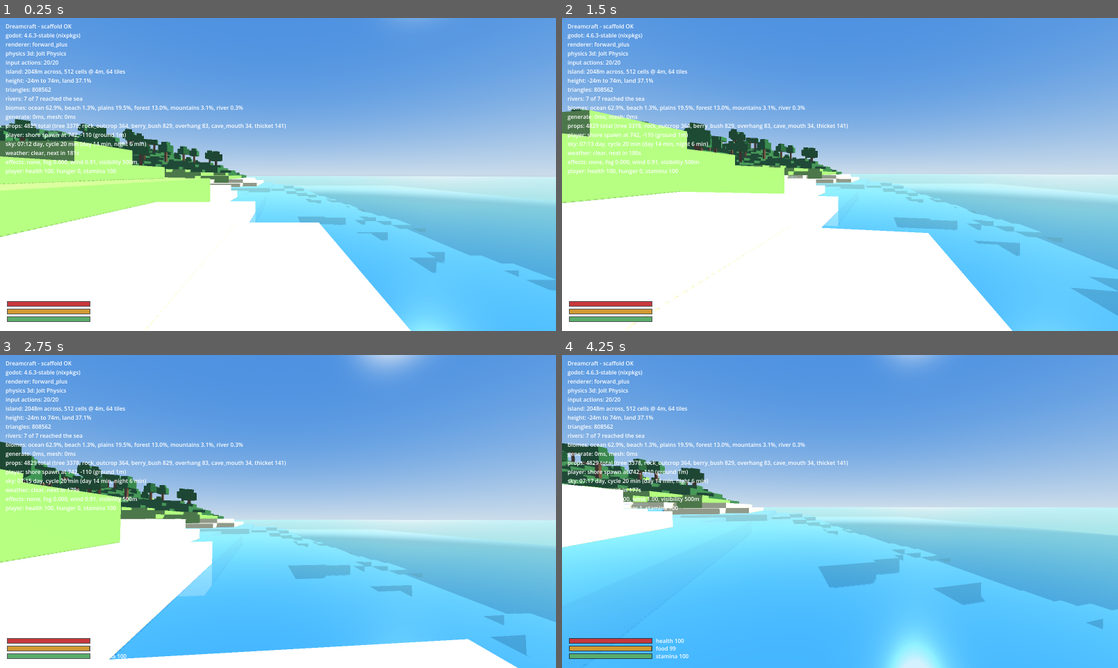
Above: before the commit, frames 1-4 (two rows, left to right).
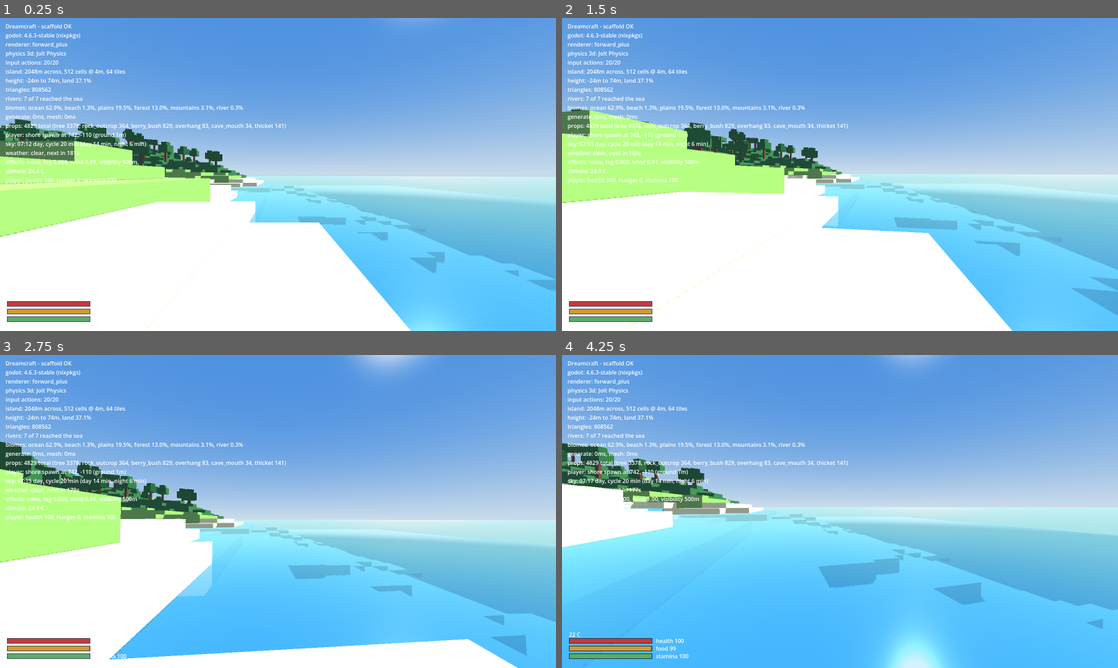
Above: after the commit, the same moments.

Repository: azthrun/dreambig-game-dreamcraft
Game: Godot game, scene res://scenes/main.tscn
Two runs of this game, one before a commit and one after it. Both use one fixed random seed, a clock stepped at 60 frames per second and the inputs below.
Inputs (mouse positions are in pixels of both pictures, inside the frame that each line leads up to):
- Up to frame 1 (0.25 s): no input
- Up to frame 2 (1.5 s): tap Enter (ui_accept) at 0.5 s; move the mouse to (867, 174) at 0.52 s; hold W (move_forward) from 0.53 s (still down); click (867, 174) at 0.6 s; tap Space (jump) at 0.77 s; move the mouse to (812, 174) at 1.27 s; right-click (812, 174) at 1.35 s
- Up to frame 3 (2.75 s): keep holding W (move_forward); tap Space (jump) at 1.52 s; click (250, 511) at 1.55 s; move the mouse to (289, 505) at 2.02 s; hold Ctrl (crouch) from 2.03 s (still down); click (289, 505) at 2.3 s
- Up to frame 4 (4.25 s): keep holding W (move_forward); move the mouse to (834, 517) at 2.77 s; release Ctrl (crouch) at 2.78 s; click (834, 517) at 2.85 s; tap Space (jump) at 3.02, 3.77 s; move the mouse to (878, 514) at 3.52 s; tap 1 (hotbar_1) at 3.6 s; click (878, 514) at 3.8 s

The runs differ from the first frame. In frame 1, 0.3% of the frame differs, in the area x 1-21%, y 48-53%; in frame 2, 0.3%; in frame 3, 0.3%; in frame 4, less than 0.1%.

Commit message:
Add temperature model and cold damage
The point where the climate milestone becomes mechanical. Day/night,
weather, altitude, biome and shelter have all existed as visuals; they now
add up to one number that can kill you. 212 tests, green.

Verified in game at the worst place on the island at the worst hour:
midnight, thunderstorm, 74m summit reads -10.4 C COLD, snow rather than
rain because of the altitude, and health already falling. The same model
puts a clear noon on the beach at a safe 24 C, so the opening minutes are
not a race against exposure.

Every contribution is separable and asserted on its own before any are
asserted in combination. A model only ever checked as a whole can be wrong
in two directions at once and still look right, so there are individual
tests for night, altitude, each weather condition in worsening order,
biome, shelter and heat.

Two scenario tests pin the ends of the range rather than the arithmetic:
the beach at noon must be survivable, and a stormy night on the summit must
do real damage. A third asserts shelter at least halves that damage --
cover is the counter-play cold was given in place of building, so it has to
change the outcome rather than merely soften it.

The threshold is tested in both directions. Crossing it downwards starts
damage; crossing back up must stop it entirely rather than leaving a
trickle.

Heat sources register themselves with the climate node rather than being
looked up by type, so the campfire can arrive later without this file
learning what a campfire is. Sources that have been freed are dropped as
they are found, so nothing tracks their lifetime.

Cold damage goes through the same health pool as starvation, so dying of
exposure and dying of hunger are the same death and need no separate
handling.

Closes #15

Co-Authored-By: Claude Opus 5 <noreply@anthropic.com>

Diff:
--- a/scenes/main.tscn
+++ b/scenes/main.tscn
@@ -9,6 +9,7 @@
 [ext_resource type="Script" path="res://scripts/ui/debug_overlay.gd" id="7_overlay"]
 [ext_resource type="Script" path="res://scripts/world/weather_effects.gd" id="8_fx"]
 [ext_resource type="Script" path="res://scripts/ui/hud.gd" id="9_hud"]
+[ext_resource type="Script" path="res://scripts/world/climate.gd" id="10_climate"]
 
 [sub_resource type="ProceduralSkyMaterial" id="ProceduralSkyMaterial_0wfyh"]
 
@@ -45,6 +46,9 @@
 [node name="WeatherEffects" type="Node3D" parent="."]
 script = ExtResource("8_fx")
 
+[node name="Climate" type="Node" parent="."]
+script = ExtResource("10_climate")
+
 [node name="Terrain" type="Node3D" parent="."]
 script = ExtResource("2_terrain")
 
--- a/scripts/main.gd
+++ b/scripts/main.gd
@@ -62,7 +62,7 @@
 	var label := get_node_or_null(^"UI/BootLabel")
 	if label != null and label.has_method(&"configure"):
 		var sources: Array[Node] = []
-		for path in [^"Sky", ^"Weather", ^"WeatherEffects", ^"Player"]:
+		for path in [^"Sky", ^"Weather", ^"WeatherEffects", ^"Climate", ^"Player"]:
 			var node := get_node_or_null(path)
 			if node != null:
 				sources.append(node)
@@ -184,9 +184,16 @@
 	player.respawn_point = shore
 	player.global_position = shore
 
+	# Climate needs the player and the terrain, so it is bound here rather than in its
+	# own _ready, which would run before either exists.
+	var climate := get_node_or_null(^"Climate")
+	if climate != null:
+		climate.bind(player, terrain, get_node_or_null(^"Sky"),
+				get_node_or_null(^"Weather"))
+
 	var hud := get_node_or_null(^"UI/Hud")
 	if hud != null and hud.has_method(&"bind"):
-		hud.bind(player)
+		hud.bind(player, climate)
 
 	return "player: shore spawn at %.0f, %.0f (ground %dm)" % [
 		shore.x, shore.z, map.height_at_world(shore.x, shore.z)]
--- a/scripts/screenshot_probe.gd
+++ b/scripts/screenshot_probe.gd
@@ -39,6 +39,9 @@
 	# that one global condition produces two different local results.
 	{"name": "snow", "offset": Vector3(0.0, 2.0, 0.0), "pitch_deg": -4.0,
 			"time": 0.42, "weather": 3, "summit": true},
+	# The worst place on the island at the worst hour: exposure should be lethal here.
+	{"name": "freezing", "offset": Vector3(0.0, 2.0, 0.0), "pitch_deg": 4.0,
+			"time": 0.00, "weather": 4, "summit": true},
 ]
 
 var _player: Node3D
--- a/scripts/ui/hud.gd
+++ b/scripts/ui/hud.gd
@@ -23,13 +23,20 @@
 ## grows rather than a resource that depletes.
 const LABELS := ["health", "food", "stamina"]
 
+## Colour of the temperature readout when the player is losing health to the cold.
+const COLOUR_COLD := Color(0.55, 0.78, 1.0)
+const COLOUR_WARM := Color(1.0, 1.0, 1.0)
+
 var _player: Node
+var _climate: Node
 var _fills: Array[ColorRect] = []
 var _labels: Array[Label] = []
+var _temperature: Label
 
 
-func bind(player: Node) -> void:
+func bind(player: Node, climate: Node = null) -> void:
 	_player = player
+	_climate = climate
 
 
 func _ready() -> void:
@@ -54,6 +61,15 @@
 	_set_bar(1, 1.0 - stats.hunger_fraction(),
 			stats.rate("max_hunger") - stats.hunger())
 	_set_bar(2, stats.stamina_fraction(), stats.stamina())
+
+	if _temperature != null and _climate != null \
+			and _climate.has_method(&"temperature_c"):
+		var cold: bool = _climate.is_cold()
+		# Says outright that the cold is doing damage, rather than leaving the player to
+		# infer it from a health bar that is quietly falling.
+		_temperature.text = "%.0f C%s" % [
+				_climate.temperature_c(), "  freezing" if cold else ""]
+		_temperature.modulate = COLOUR_COLD if cold else COLOUR_WARM
 
 
 func _set_bar(index: int, fraction: float, value: float) -> void:
@@ -92,6 +108,13 @@
 		add_child(label)
 		_labels.append(label)
 
+	_temperature = Label.new()
+	_temperature.set_anchors_preset(Control.PRESET_BOTTOM_LEFT)
+	_temperature.position = Vector2(
+			MARGIN, -(MARGIN + float(count + 1) * (BAR_HEIGHT + BAR_GAP)))
+	_temperature.mouse_filter = Control.MOUSE_FILTER_IGNORE
+	add_child(_temperature)
+
 
 ## A rect anchored to the container's bottom-left, so `position.y` is measured upwards
 ## from the bottom of the screen.
--- /dev/null
+++ b/scripts/world/climate.gd
@@ -0,0 +1,118 @@
+extends Node
+## Samples the player's surroundings and applies what the cold does to them.
+##
+## The one place that knows how to gather every input the temperature model needs —
+## terrain, sky, weather, shelter, heat sources — so nothing else has to hold references
+## to all five. The model itself stays pure; this only feeds it and acts on the answer.
+
+const TemperatureModel := preload("res://scripts/world/temperature_model.gd")
+
+## Heat sources register themselves rather than being looked up by type, so campfires
+## can arrive later without this file learning what a campfire is.
+class HeatSource:
+	var node: Node3D
+	var radius_m: float
+	var strength_c: float
+
+	func _init(p_node: Node3D, p_radius: float, p_strength: float) -> void:
+		node = p_node
+		radius_m = p_radius
+		strength_c = p_strength
+
+var _player: Node
+var _terrain: Node
+var _sky: Node
+var _weather: Node
+var _map: RefCounted
+
+var _sources: Array[HeatSource] = []
+var _temperature := TemperatureModel.BASE_C
+
+
+func bind(player: Node, terrain: Node, sky: Node, weather: Node) -> void:
+	_player = player
+	_terrain = terrain
+	_sky = sky
+	_weather = weather
+	if _terrain != null and _terrain.has_method(&"heightmap"):
+		_map = _terrain.heightmap()
+
+
+## Registers a warmth source. Returns it so the caller can unregister on removal.
+func add_heat_source(node: Node3D, radius_m: float,
+		strength_c: float) -> HeatSource:
+	var source := HeatSource.new(node, radius_m, strength_c)
+	_sources.append(source)
+	return source
+
+
+func remove_heat_source(source: HeatSource) -> void:
+	_sources.erase(source)
+
+
+func temperature_c() -> float:
+	return _temperature
+
+
+func is_cold() -> bool:
+	return TemperatureModel.is_cold(_temperature)
+
+
+func status_line() -> String:
+	return "climate: %.1f C%s" % [
+		_temperature, " COLD" if is_cold() else ""]
+
+
+func _physics_process(delta: float) -> void:
+	if _player == null or _map == null:
+		return
+
+	_temperature = _sample()
+
+	# Cold damage goes through the same health pool as everything else, so dying of
+	# exposure and dying of starvation are the same death.
+	var damage := TemperatureModel.cold_damage_per_second(_temperature)
+	if damage > 0.0 and _player.has_method(&"stats"):
+		var stats: RefCounted = _player.stats()
+		if stats != null and not stats.is_dead():
+			stats.damage(damage * delta)
+
+
+func _sample() -> float:
+	var position: Vector3 = _player.global_position
+	var cell: Vector2i = _map.world_to_cell(position.x, position.z)
+	var biome: int = _map.biome_at_cell(cell.x, cell.y)
+	var altitude := int(round(position.y))
+
+	var time_of_day := 0.5
+	if _sky != null and _sky.has_method(&"time_of_day"):
+		time_of_day = _sky.time_of_day()
+
+	var weather_state := 0
+	if _weather != null and _weather.has_method(&"current"):
+		weather_state = _weather.current()
+
+	var sheltered := false
+	if _player.has_method(&"is_sheltered"):
+		sheltered = _player.is_sheltered()
+
+	return TemperatureModel.temperature_c(
+			biome, altitude, time_of_day, weather_state, sheltered,
+			heat_at(position))
+
+
+## Total warmth from every registered source at a position. Sources that have been freed
+## are dropped as they are found, so nothing has to track their lifetime.
+func heat_at(position: Vector3) -> float:
+	var total := 0.0
+	var stale: Array[HeatSource] = []
+	for source in _sources:
+		if source.node == null or not is_instance_valid(source.node):
+			stale.append(source)
+			continue
+		total += TemperatureModel.heat_from_source(
+				position.distance_to(source.node.global_position),
+				source.radius_m, source.strength_c)
+	for source in stale:
+		_sources.erase(source)
+	return total
--- /dev/null
+++ b/scripts/world/temperature_model.gd
@@ -0,0 +1,95 @@
+extends RefCounted
+## How cold it is where the player is standing, and what that costs them.
+##
+## This is the module where the whole climate milestone becomes mechanical. Day/night,
+## weather, altitude, biome and shelter have all existed as visuals; here they add up to
+## a single number that can hurt you.
+##
+## Pure: place and conditions in, degrees out. Every contribution is separable, so each
+## can be asserted on its own rather than only in combination.
+
+const Biome := preload("res://scripts/world/biome.gd")
+const Weather := preload("res://scripts/world/weather_model.gd")
+const DayNight := preload("res://scripts/world/day_night_model.gd")
+
+## Temperature at sea level, at noon, in clear weather, on open ground.
+const BASE_C := 22.0
+
+## Cooling with height. About 11 degrees per 100 m — steeper than the real lapse rate,
+## because an island 74 m tall would otherwise have no meaningful altitude gradient.
+const LAPSE_RATE_C_PER_M := 0.11
+
+## How much colder full night is than full day.
+const NIGHT_DROP_C := 14.0
+
+## Per-biome adjustment. Forest is shaded, mountains are exposed, the sea takes heat.
+const BIOME_OFFSET_C := {
+	Biome.Kind.OCEAN: -2.0,
+	Biome.Kind.BEACH: 1.0,
+	Biome.Kind.PLAINS: 0.0,
+	Biome.Kind.FOREST: -1.0,
+	Biome.Kind.MOUNTAINS: -3.0,
+	Biome.Kind.RIVER: -1.5,
+}
+
+## Per-condition adjustment. Rain and storms are what turn a survivable night lethal.
+const WEATHER_OFFSET_C := {
+	Weather.State.CLEAR: 2.0,
+	Weather.State.CLOUDY: 0.0,
+	Weather.State.OVERCAST: -2.0,
+	Weather.State.RAIN: -5.0,
+	Weather.State.THUNDERSTORM: -7.0,
+	Weather.State.FOG: -3.0,
+}
+
+## Being out of the weather. Sized so that shelter alone rescues a storm-swept night on
+## open ground, which is what makes cover worth running for.
+const SHELTER_BONUS_C := 6.0
+
+## Below this, the player starts losing health.
+const COLD_THRESHOLD_C := 4.0
+
+## Damage per second for each degree below the threshold. At roughly -9 degrees this is
+## about 2.6 health a second: dangerous, but with most a minute to do something.
+const COLD_DAMAGE_PER_DEGREE := 0.2
+
+
+## Temperature in degrees, from everything that affects it.
+##
+## `heat_c` is warmth from nearby sources — campfires — passed in rather than looked up,
+## so this stays a function of its arguments.
+static func temperature_c(biome: int, altitude_m: int, time_of_day: float,
+		weather_state: int, sheltered: bool, heat_c: float = 0.0) -> float:
+	var celsius := BASE_C
+	celsius += float(BIOME_OFFSET_C.get(biome, 0.0))
+	celsius -= LAPSE_RATE_C_PER_M * float(maxi(altitude_m, 0))
+	# Night is a fraction rather than a switch, so dusk cools gradually.
+	celsius -= NIGHT_DROP_C * (1.0 - DayNight.daylight(time_of_day))
+	celsius += float(WEATHER_OFFSET_C.get(weather_state, 0.0))
+	if sheltered:
+		celsius += SHELTER_BONUS_C
+	return celsius + maxf(heat_c, 0.0)
+
+
+static func is_cold(celsius: float) -> bool:
+	return celsius < COLD_THRESHOLD_C
+
+
+## Health lost per second at a given temperature. Zero at or above the threshold, then
+## scaling with how far below it is — being slightly cold is survivable, being very cold
+## is not.
+static func cold_damage_per_second(celsius: float) -> float:
+	if celsius >= COLD_THRESHOLD_C:
+		return 0.0
+	return (COLD_THRESHOLD_C - celsius) * COLD_DAMAGE_PER_DEGREE
+
+
+## Warmth contributed by a heat source, falling off with distance and reaching zero at
+## its radius. Campfires use this; nothing else does yet.
+static func heat_from_source(distance_m: float, radius_m: float,
+		strength_c: float) -> float:
+	if distance_m >= radius_m or radius_m <= 0.0:
+		return 0.0
+	var closeness := 1.0 - distance_m / radius_m
+	# Squared so warmth concentrates near the fire rather than spreading evenly.
+	return strength_c * closeness * closeness
--- /dev/null
+++ b/tests/unit/temperature_test.gd
@@ -0,0 +1,185 @@
+extends "res://tests/test_case.gd"
+## Tests the temperature model: each input's direction, and what the cold costs.
+##
+## Every contribution is asserted on its own before any are asserted in combination,
+## because a model that is only ever checked as a whole can be wrong in two directions
+## at once and still look right.
+
+const Temp := preload("res://scripts/world/temperature_model.gd")
+const Biome := preload("res://scripts/world/biome.gd")
+const Weather := preload("res://scripts/world/weather_model.gd")
+const DayNight := preload("res://scripts/world/day_night_model.gd")
+
+const NOON := 0.5
+const MIDNIGHT := 0.0
+
+
+## A default reading: plains, sea level, noon, clear, exposed.
+func _baseline() -> float:
+	return Temp.temperature_c(Biome.Kind.PLAINS, 0, NOON,
+			Weather.State.CLEAR, false)
+
+
+func test_night_is_colder_than_day() -> void:
+	var day := _baseline()
+	var night := Temp.temperature_c(Biome.Kind.PLAINS, 0, MIDNIGHT,
+			Weather.State.CLEAR, false)
+	assert_true(night < day, "night %.1f should be colder than day %.1f"
+			% [night, day])
+	assert_almost_eq(day - night, Temp.NIGHT_DROP_C, 0.01)
+
+
+func test_dusk_is_between_day_and_night() -> void:
+	# Cooling is a fraction of daylight rather than a switch, so evening gets colder
+	# gradually instead of the temperature dropping off a cliff at sunset.
+	var dusk := Temp.temperature_c(Biome.Kind.PLAINS, 0, DayNight.SUNSET_T,
+			Weather.State.CLEAR, false)
+	var night := Temp.temperature_c(Biome.Kind.PLAINS, 0, MIDNIGHT,
+			Weather.State.CLEAR, false)
+	assert_true(dusk < _baseline())
+	assert_true(dusk >= night)
+
+
+func test_temperature_falls_with_altitude() -> void:
+	var low := _baseline()
+	var high := Temp.temperature_c(Biome.Kind.PLAINS, 70, NOON,
+			Weather.State.CLEAR, false)
+	assert_true(high < low)
+	assert_almost_eq(low - high, Temp.LAPSE_RATE_C_PER_M * 70.0, 0.01)
+
+
+func test_altitude_below_sea_level_does_not_warm_you() -> void:
+	# Swimming should not be tropical because the position is negative.
+	assert_almost_eq(
+			Temp.temperature_c(Biome.Kind.OCEAN, -20, NOON,
+					Weather.State.CLEAR, false),
+			Temp.temperature_c(Biome.Kind.OCEAN, 0, NOON,
+					Weather.State.CLEAR, false), 0.01)
+
+
+func test_bad_weather_is_colder_than_clear() -> void:
+	var previous := 999.0
+	# Ordered worst-last: each condition must be colder than the one before it.
+	for state in [Weather.State.CLEAR, Weather.State.CLOUDY,
+			Weather.State.OVERCAST, Weather.State.RAIN,
+			Weather.State.THUNDERSTORM]:
+		var celsius := Temp.temperature_c(Biome.Kind.PLAINS, 0, NOON, state, false)
+		assert_true(celsius < previous,
+				"%s should be colder than the condition before it"
+						% Weather.name_of(state))
+		previous = celsius
+
+
+func test_mountains_are_colder_than_the_beach_before_altitude() -> void:
+	# Biome alone, both at sea level, so this isolates exposure from height.
+	var beach := Temp.temperature_c(Biome.Kind.BEACH, 0, NOON,
+			Weather.State.CLEAR, false)
+	var mountain := Temp.temperature_c(Biome.Kind.MOUNTAINS, 0, NOON,
+			Weather.State.CLEAR, false)
+	assert_true(mountain < beach)
+
+
+func test_shelter_warms_you() -> void:
+	var exposed := Temp.temperature_c(Biome.Kind.PLAINS, 0, MIDNIGHT,
+			Weather.State.RAIN, false)
+	var sheltered := Temp.temperature_c(Biome.Kind.PLAINS, 0, MIDNIGHT,
+			Weather.State.RAIN, true)
+	assert_almost_eq(sheltered - exposed, Temp.SHELTER_BONUS_C, 0.01)
+
+
+func test_heat_sources_warm_you() -> void:
+	var without := _baseline()
+	var beside_fire := Temp.temperature_c(Biome.Kind.PLAINS, 0, NOON,
+			Weather.State.CLEAR, false, 8.0)
+	assert_almost_eq(beside_fire - without, 8.0, 0.01)
+
+
+func test_negative_heat_cannot_chill_you() -> void:
+	# A malformed heat source should be ignored, not act as a freezer.
+	assert_almost_eq(
+			Temp.temperature_c(Biome.Kind.PLAINS, 0, NOON,
+					Weather.State.CLEAR, false, -50.0),
+			_baseline(), 0.01)
+
+
+func test_the_beach_at_noon_is_safe() -> void:
+	# The opening minutes of the game must not be a race against exposure.
+	var celsius := Temp.temperature_c(Biome.Kind.BEACH, 1, NOON,
+			Weather.State.CLEAR, false)
+	assert_false(Temp.is_cold(celsius),
+			"a clear day on the beach should be survivable, got %.1f" % celsius)
+	assert_almost_eq(Temp.cold_damage_per_second(celsius), 0.0, 0.001)
+
+
+func test_a_stormy_night_on_the_summit_is_lethal() -> void:
+	# The other end of the range: the island should be able to kill you.
+	var celsius := Temp.temperature_c(Biome.Kind.MOUNTAINS, 74, MIDNIGHT,
+			Weather.State.THUNDERSTORM, false)
+	assert_true(Temp.is_cold(celsius))
+	assert_true(Temp.cold_damage_per_second(celsius) > 1.5,
+			"exposure up there should be seriously dangerous, got %.1f/s"
+					% Temp.cold_damage_per_second(celsius))
+
+
+func test_shelter_meaningfully_improves_a_deadly_night() -> void:
+	# Cover is the counter-play cold damage was given in place of building, so it has to
+	# actually change the outcome rather than merely soften it.
+	var exposed := Temp.temperature_c(Biome.Kind.PLAINS, 20, MIDNIGHT,
+			Weather.State.THUNDERSTORM, false)
+	var sheltered := Temp.temperature_c(Biome.Kind.PLAINS, 20, MIDNIGHT,
+			Weather.State.THUNDERSTORM, true)
+	assert_true(Temp.cold_damage_per_second(exposed) > 0.0,
+			"the point of the scenario is that exposure hurts")
+	assert_true(Temp.cold_damage_per_second(sheltered)
+			< Temp.cold_damage_per_second(exposed) * 0.5,
+			"shelter should at least halve the damage")
+
+
+func test_no_damage_at_or_above_the_threshold() -> void:
+	assert_almost_eq(Temp.cold_damage_per_second(Temp.COLD_THRESHOLD_C), 0.0, 0.001)
+	assert_almost_eq(
+			Temp.cold_damage_per_second(Temp.COLD_THRESHOLD_C + 10.0), 0.0, 0.001)
+	assert_false(Temp.is_cold(Temp.COLD_THRESHOLD_C))
+
+
+func test_damage_scales_with_how_far_below_the_threshold() -> void:
+	var mild := Temp.cold_damage_per_second(Temp.COLD_THRESHOLD_C - 1.0)
+	var severe := Temp.cold_damage_per_second(Temp.COLD_THRESHOLD_C - 10.0)
+	assert_true(mild > 0.0)
+	assert_true(severe > mild * 5.0, "being very cold should be far worse")
+	assert_almost_eq(mild, Temp.COLD_DAMAGE_PER_DEGREE, 0.001)
+
+
+func test_warming_back_up_stops_the_damage() -> void:
+	# The criterion in both directions: crossing the threshold downwards starts damage,
+	# crossing it upwards must stop it entirely rather than leaving a trickle.
+	var freezing := Temp.COLD_THRESHOLD_C - 8.0
+	assert_true(Temp.cold_damage_per_second(freezing) > 0.0)
+	var warmed := freezing + Temp.SHELTER_BONUS_C + 6.0
+	assert_true(warmed > Temp.COLD_THRESHOLD_C)
+	assert_almost_eq(Temp.cold_damage_per_second(warmed), 0.0, 0.001)
+
+
+func test_heat_falls_off_with_distance_and_stops_at_the_radius() -> void:
+	var at_fire := Temp.heat_from_source(0.0, 6.0, 12.0)
+	var halfway := Temp.heat_from_source(3.0, 6.0, 12.0)
+	assert_almost_eq(at_fire, 12.0, 0.001)
+	assert_true(halfway < at_fire and halfway > 0.0)
+	assert_almost_eq(Temp.heat_from_source(6.0, 6.0, 12.0), 0.0, 0.001,
+			"no warmth at the edge")
+	assert_almost_eq(Temp.heat_from_source(20.0, 6.0, 12.0), 0.0, 0.001,
+			"and none beyond it")
+
+
+func test_heat_source_with_no_radius_gives_nothing() -> void:
+	assert_almost_eq(Temp.heat_from_source(0.0, 0.0, 12.0), 0.0, 0.001)
+
+
+func test_every_biome_and_condition_has_an_offset() -> void:
+	# A biome or condition added later must not silently default to neutral.
+	for biome in Biome.ALL:
+		assert_true(Temp.BIOME_OFFSET_C.has(biome),
+				"%s has no temperature offset" % Biome.name_of(biome))
+	for state in Weather.ALL:
+		assert_true(Temp.WEATHER_OFFSET_C.has(state),
+				"%s has no temperature offset" % Weather.name_of(state))
Not shown, added: scripts/world/climate.gd.uid
Not shown, added: scripts/world/temperature_model.gd.uid
Not shown, added: tests/unit/temperature_test.gd.uid
